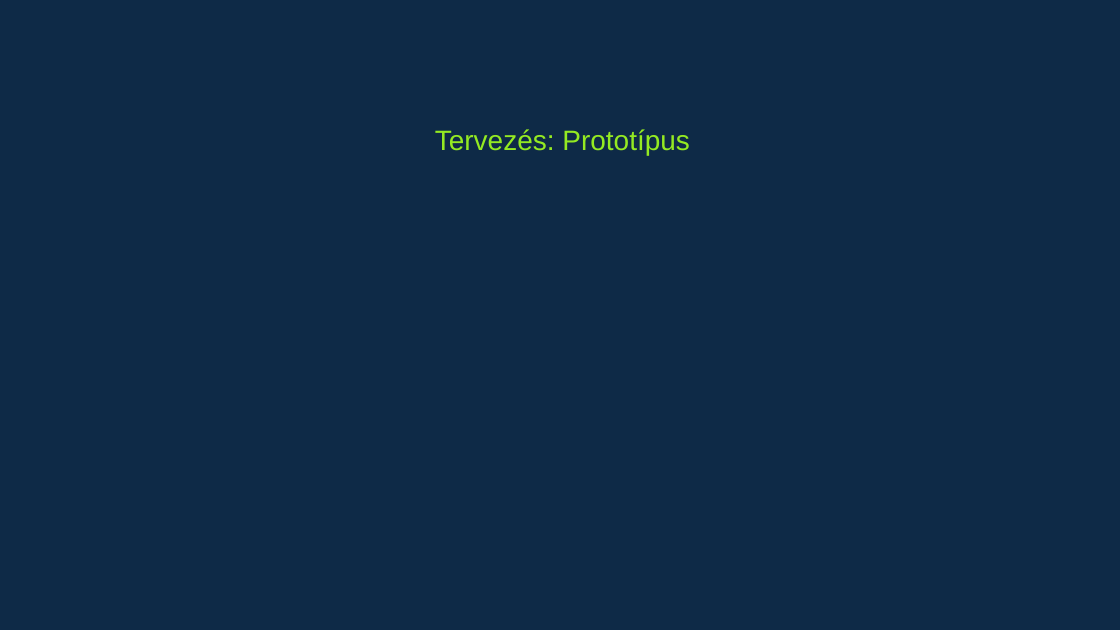
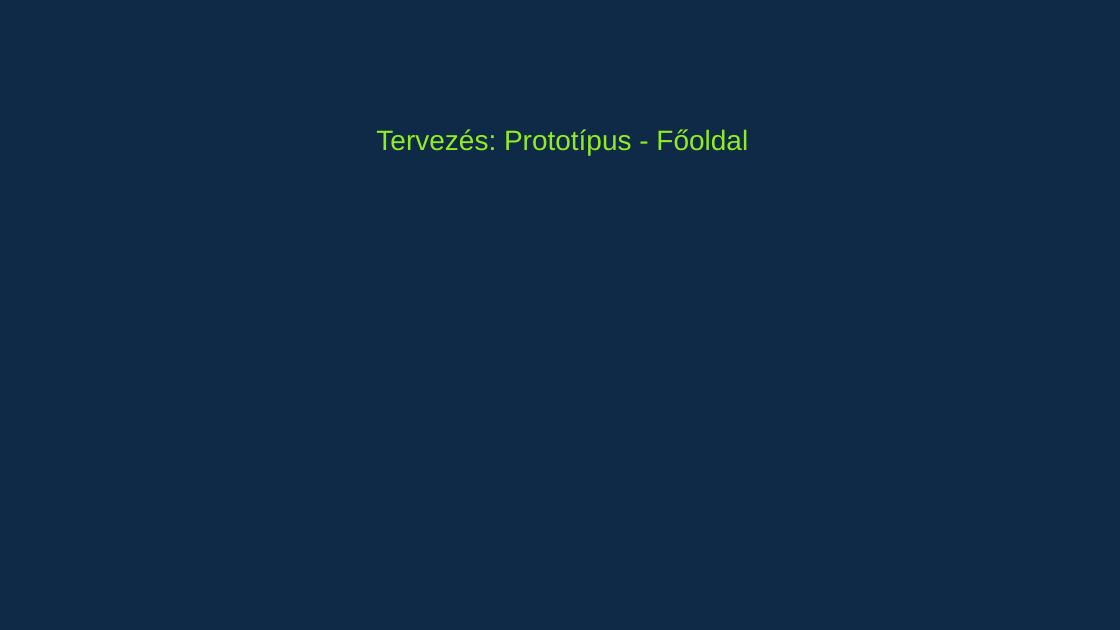
Before and after one commit to Vikhun15/lucky_kavezo, a slide deck: slide 8 of prezentáció/Lucky – A mi kis kávézónk.pptx. Drawn at 1120x630 pixels with LibreOffice and Linux fonts; fonts in the diff are those of the drawing. Boxes give left, top, right and bottom in pixels: in the first picture for what was removed or moved away, otherwise in the second. Text is boxed around its words. In the diff, an @@ line names an element or a change of style, - is before the commit and + after.

```diff
--- a/prezentáció/Lucky – A mi kis kávézónk.pptx
+++ b/prezentáció/Lucky – A mi kis kávézónk.pptx
@@ title at box(376, 129, 748, 155): text changed @@
-Tervezés: Prototípus
+Tervezés: Prototípus - Főoldal
```
Also in this commit, not shown: 1 other slide changed, 3 slides added.
